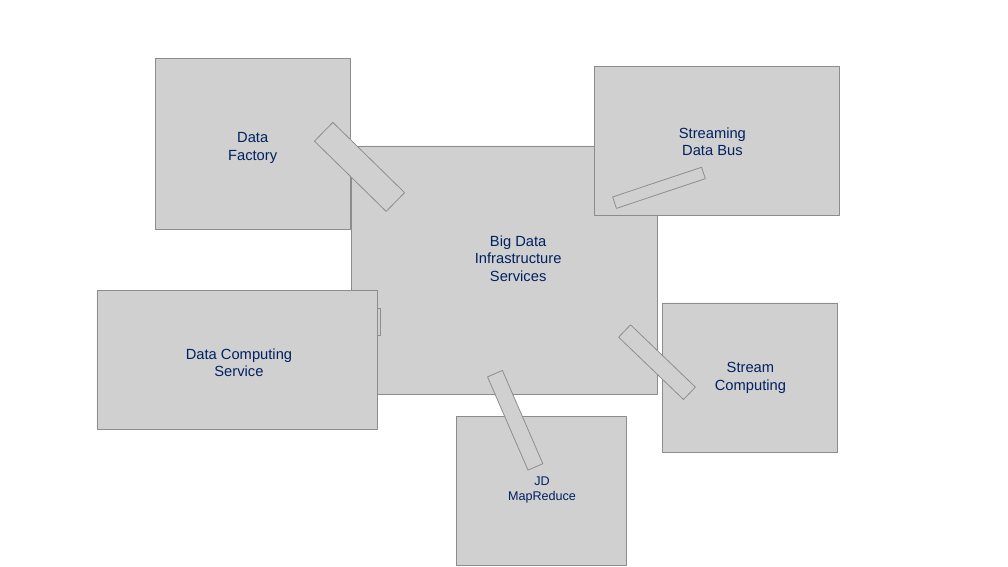
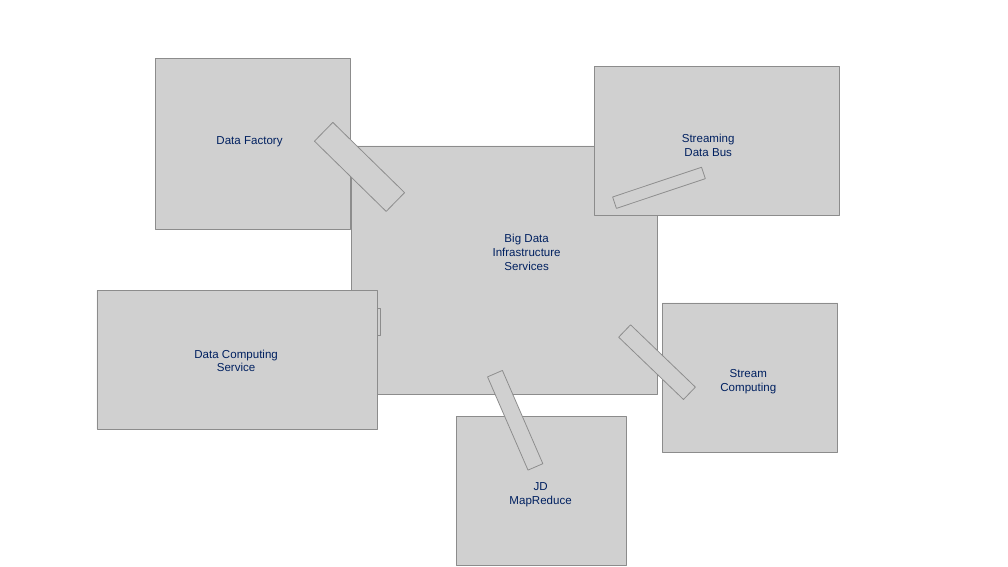
Before and after one commit to lasdf1234/en, a slide deck: slide 2 of console/Big-Data-Infrastructure-Services/使用向导原型底图.pptx. Drawn at 1008x567 pixels with LibreOffice and Linux fonts; fonts in the diff are those of the drawing; grey boxes stand for pictures. Boxes give left, top, right and bottom in pixels: in the first picture for what was removed or moved away, otherwise in the second. Text is boxed around its words. In the diff, an @@ line names an element or a change of style, - is before the commit and + after.

```diff
--- a/console/Big-Data-Infrastructure-Services/使用向导原型底图.pptx
+++ b/console/Big-Data-Infrastructure-Services/使用向导原型底图.pptx
@@ text "Data Factory" at bbox=[216, 136, 283, 147]: size 14 to 11 pt; alignment centre to left @@
@@ text "Big Data Infrastructure Services": place and size @@
-text "Big Data Infrastructure Services" at bbox=[475, 235, 562, 281]
+text "Big Data Infrastructure Services" at bbox=[493, 233, 561, 270]
@@ text "Data Computing Service": place and size @@
-text "Data Computing Service" at bbox=[186, 348, 292, 376]
+text "Data Computing Service" at bbox=[194, 349, 278, 371]
@@ size 14 to 11 pt in 4 elements at bbox=[682, 133, 735, 156], bbox=[194, 349, 278, 371], bbox=[493, 233, 561, 270], bbox=[720, 369, 776, 394] @@
@@ text "Stream Computing": place and size @@
-text "Stream Computing" at bbox=[715, 361, 786, 393]
+text "Stream Computing" at bbox=[720, 369, 776, 394]
@@ text "JD MapReduce" at bbox=[509, 482, 571, 507]: size 12 to 11 pt @@
```
Also in this commit, not shown: 4 other slides changed, 4 other files.
